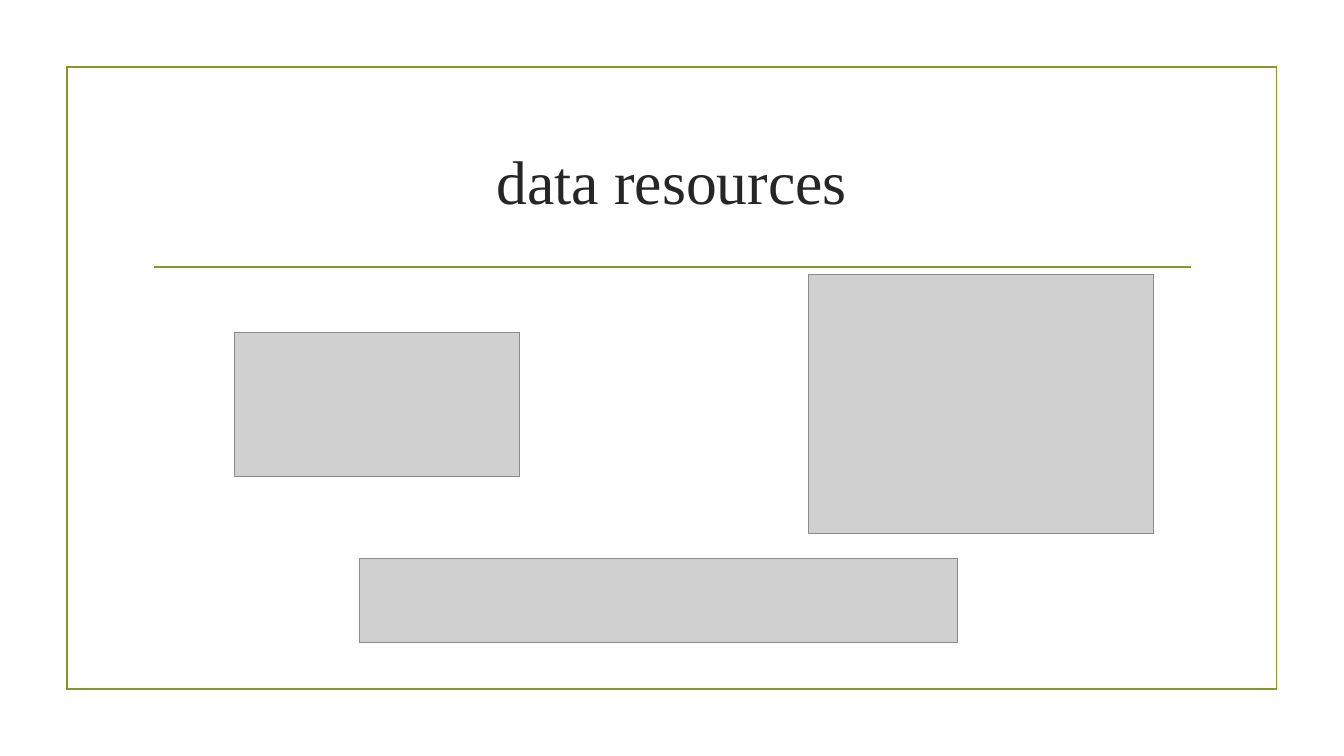
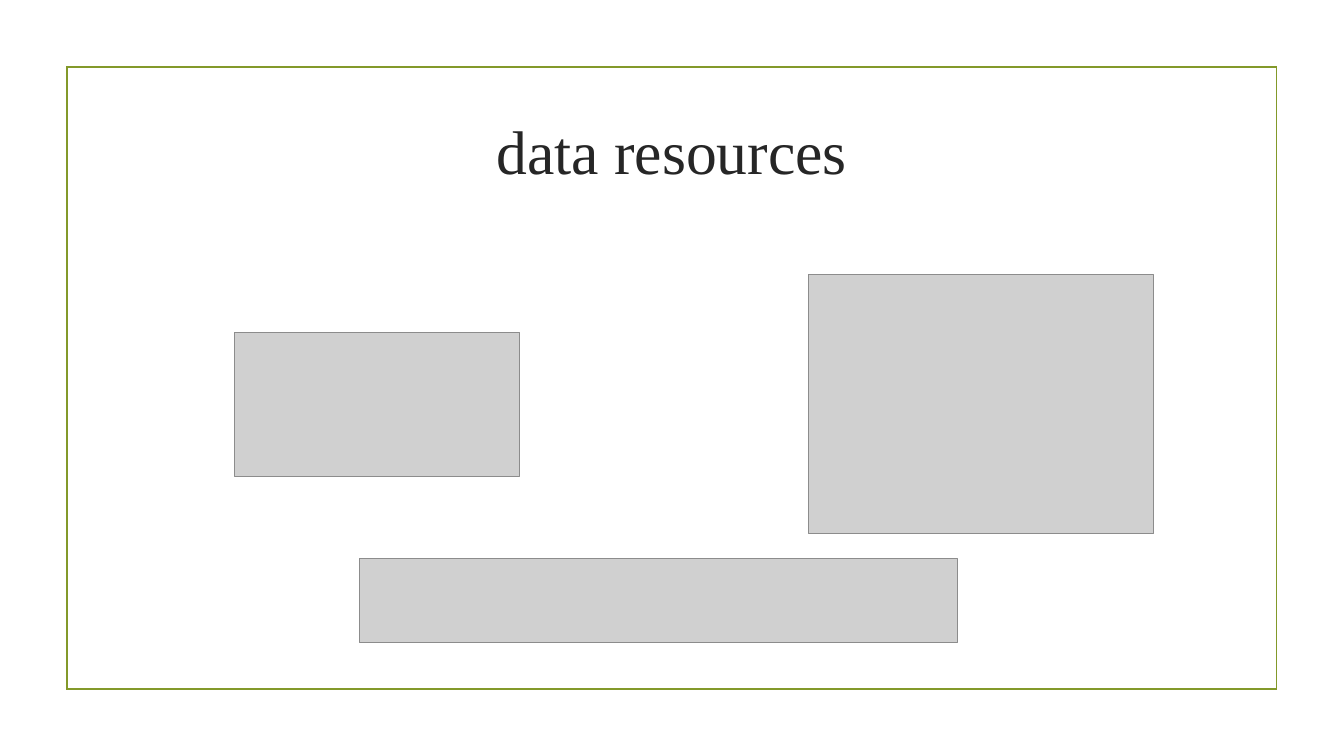
Before and after one commit to aarongalbraith/flatiron-phase1-project-redo, a slide deck: slide 4 of phase 1 project presentation.pptx. Drawn at 1344x756 pixels with LibreOffice and Linux fonts; fonts in the diff are those of the drawing; grey boxes stand for pictures; background and template pictures are left out. Boxes give left, top, right and bottom in pixels: in the first picture for what was removed or moved away, otherwise in the second. Text is boxed around its words. In the diff, an @@ line names an element or a change of style, - is before the commit and + after.

```diff
--- a/phase 1 project presentation.pptx
+++ b/phase 1 project presentation.pptx
@@ text "data resources" at [496, 131, 846, 175]: vertical alignment middle to top @@
@@ line removed from (154, 267) to (1191, 267) @@
```
Also in this commit, not shown: 7 other slides changed, 4 slides added, 1 slide removed.
